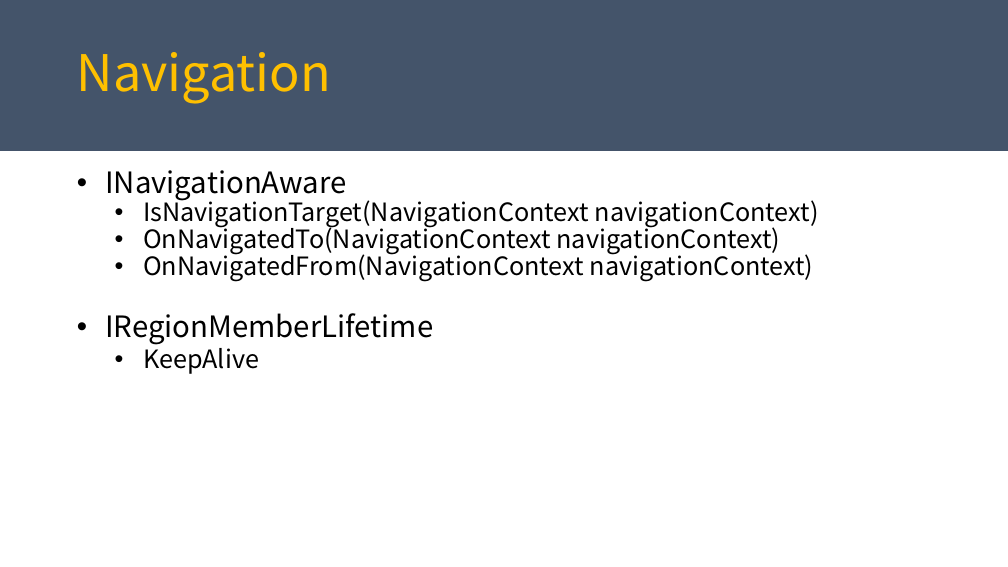
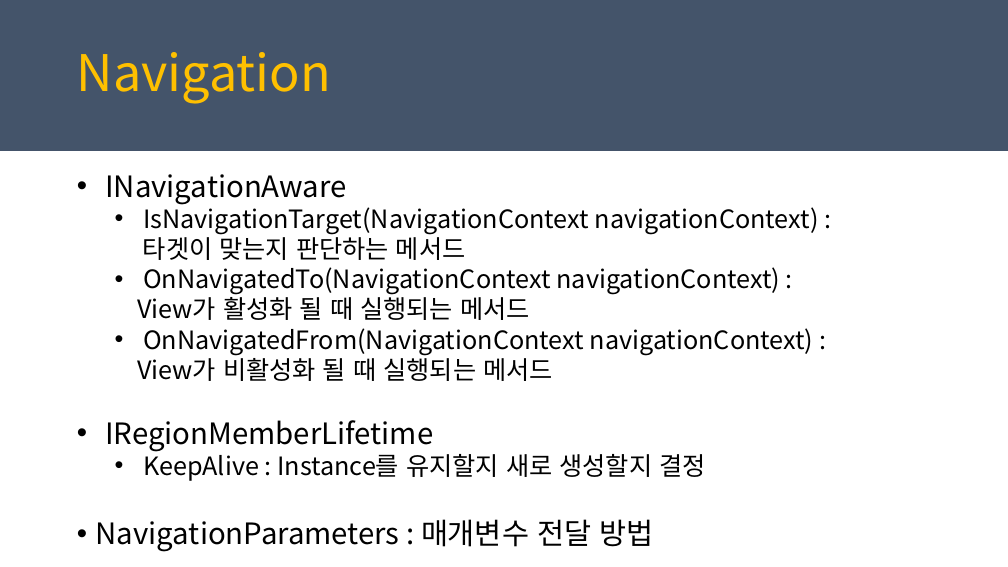
Before and after one commit to juniair/Summary-PPT, a slide deck: slide 24 of PRISM_통합.pptx (slide 19 before the commit). Drawn at 1008x567 pixels with LibreOffice and Linux fonts; fonts in the diff are those of the drawing. Boxes give left, top, right and bottom in pixels: in the first picture for what was removed or moved away, otherwise in the second. Text is boxed around its words. In the diff, an @@ line names an element or a change of style, - is before the commit and + after.

```diff
--- a/PRISM_통합.pptx
+++ b/PRISM_통합.pptx
@@ text at (x1=105, y1=174, x2=347, y2=205): line spacing 0.9 to 1 @@
@@ text at (x1=137, y1=202, x2=819, y2=381): text changed @@
-  • IsNavigationTarget(NavigationContext navigationContext)
-  • OnNavigatedTo(NavigationContext navigationContext)
-  • OnNavigatedFrom(NavigationContext navigationContext)
+  • IsNavigationTarget(NavigationContext navigationContext) :
+  타겟이 맞는지 판단하는 메서드
+  • OnNavigatedTo(NavigationContext navigationContext) :
+  View가 활성화 될 때 실행되는 메서드
+  • OnNavigatedFrom(NavigationContext navigationContext) :
+  View가 비활성화 될 때 실행되는 메서드
@@ text at (x1=96, y1=449, x2=705, y2=552): text changed @@
-  • KeepAlive
+  • KeepAlive : Instance를 유지할지 새로 생성할지 결정
+• NavigationParameters : 매개변수 전달 방법
```
Also in this commit, not shown: 4 other slides changed, 6 slides added, 1 slide removed, 52 other files.
